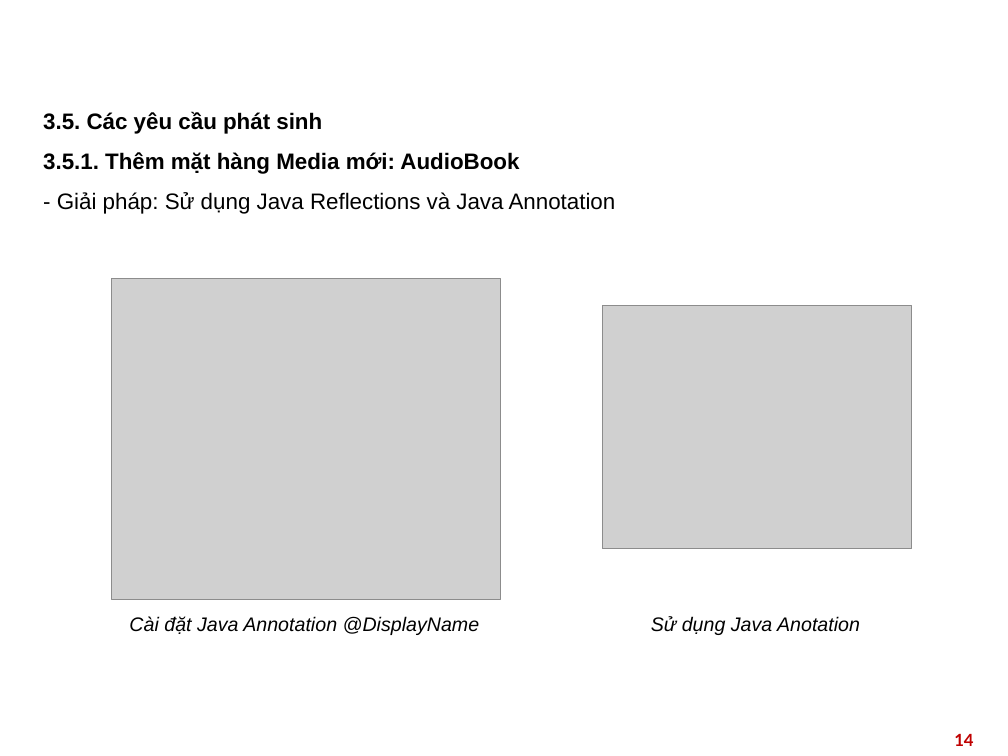
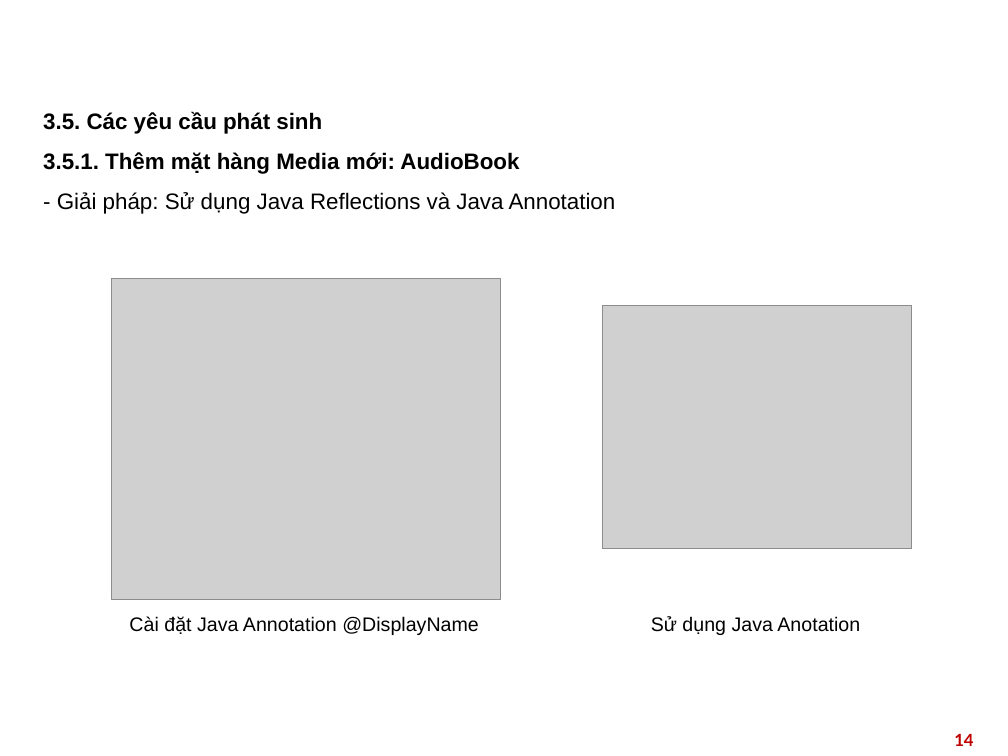
Before and after one commit to HieuPham2000/DP.20212.03, a slide deck: slide 14 of presentation/Design_Pattern_Slide.pptx. Drawn at 1008x756 pixels with LibreOffice and Linux fonts; fonts in the diff are those of the drawing; grey boxes stand for pictures; background and template pictures are left out. Boxes give left, top, right and bottom in pixels: in the first picture for what was removed or moved away, otherwise in the second. Text is boxed around its words. In the diff, an @@ line names an element or a change of style, - is before the commit and + after.

```diff
--- a/presentation/Design_Pattern_Slide.pptx
+++ b/presentation/Design_Pattern_Slide.pptx
@@ text "Cài đặt Java Annotation @DisplayName" at <box>129,616,479,635</box>: italic off @@
@@ text "Sử dụng Java Anotation" at <box>651,616,860,635</box>: italic off @@
```
Also in this commit, not shown: 7 other slides changed, 1 slide added, 1 slide removed, 8 other files.
